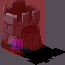
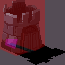
Two versions of the same layered image (65x65). Layer-by-layer changes:
painted on "Trigger area" over bbox(5, 39, 23, 49)
painted on "Collider" over bbox(0, 2, 29, 56)
